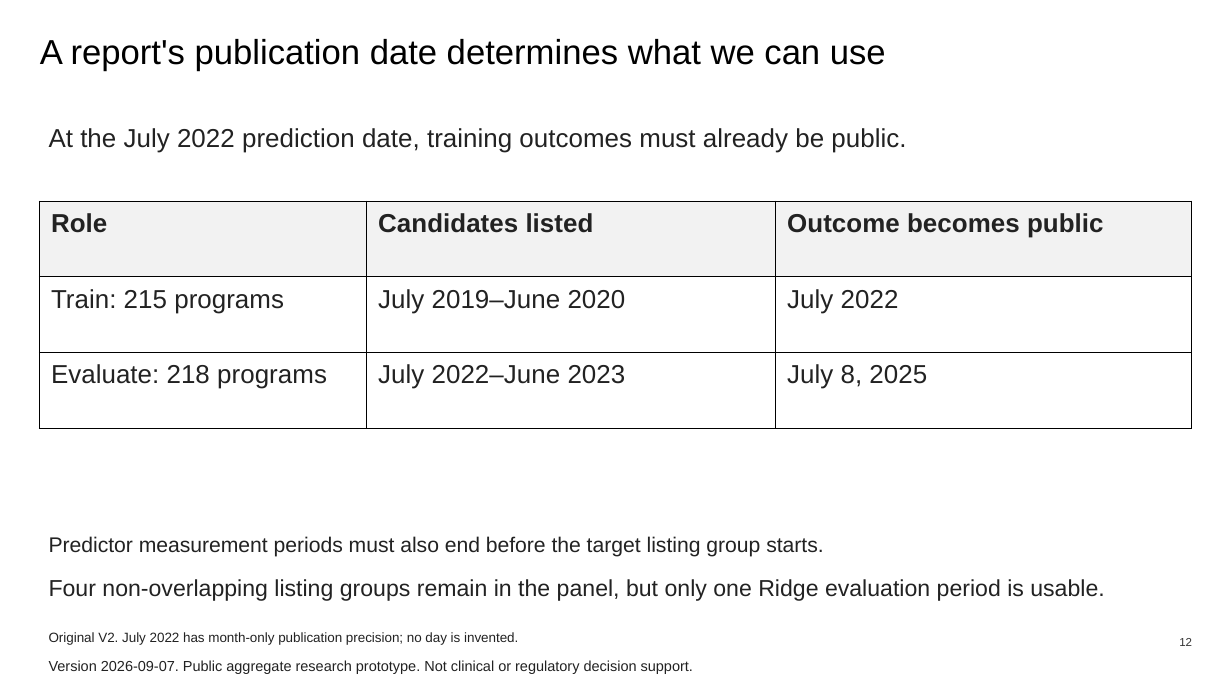
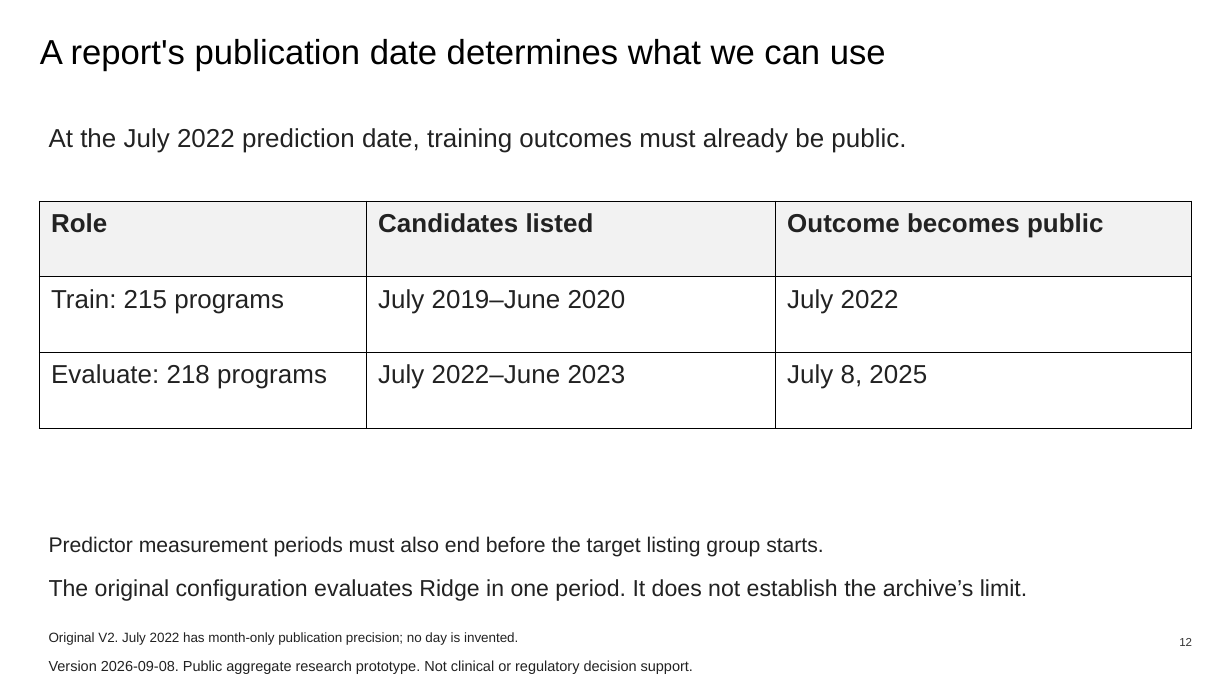
Before and after one commit to ca34525/Kidney-Acceptance-Signal-Monitor, a slide deck: slide 12 of docs/presentation/data-walkthrough/data-walkthrough-with-introduction.pptx. Drawn at 1232x693 pixels with LibreOffice and Linux fonts; fonts in the diff are those of the drawing. Boxes give left, top, right and bottom in pixels: in the first picture for what was removed or moved away, otherwise in the second. Text is boxed around its words. In the diff, an @@ line names an element or a change of style, - is before the commit and + after.

```diff
--- a/docs/presentation/data-walkthrough/data-walkthrough-with-introduction.pptx
+++ b/docs/presentation/data-walkthrough/data-walkthrough-with-introduction.pptx
@@ text at (49, 579, 1027, 601): text changed @@
-Four non-overlapping listing groups remain in the panel, but only one Ridge evaluation period is usable.
+The original configuration evaluates Ridge in one period. It does not establish the archive’s limit.
@@ text at (49, 660, 693, 674): text changed @@
-Version 2026-09-07. Public aggregate research prototype. Not clinical or regulatory decision support.
+Version 2026-09-08. Public aggregate research prototype. Not clinical or regulatory decision support.
```
Also in this commit, not shown: 24 other slides changed, 28 other files.
